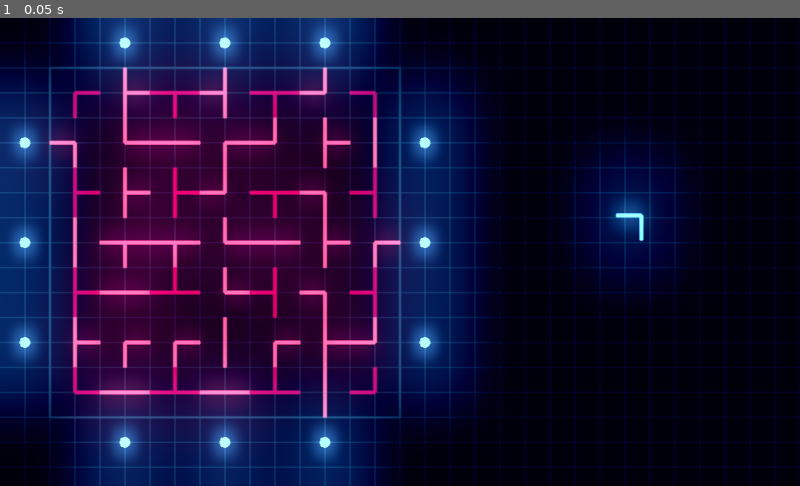
Above: before the commit, frame 1.
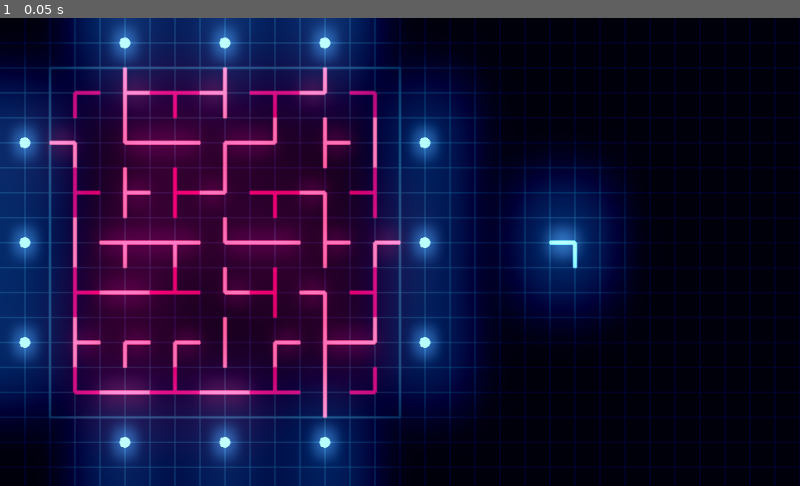
Above: after the commit, the same moment.

Repository: arran-nz/RapidRescue
Game: Godot game, scene res://Game.tscn
Same seed, same stepped clock (60 frames per second), same inputs: the game is played once before the commit and once after it.
Inputs:
- Up to frame 1 (0.05 s): no input

The runs differ from the first frame. In frame 1, 6.0% of the frame differs, in the area x 62-86%, y 26-67%.

Commit message:
Move hand position

Diff:
--- a/MoveMaze/Game.tscn
+++ b/MoveMaze/Game.tscn
@@ -115,8 +115,8 @@
 
 [node name="Hand" type="Node2D" parent="Board" index="1"]
 
-position = Vector2( 756.854, 189.214 )
 script = ExtResource( 3 )
+_sections_unfolded = [ "Transform" ]
 
 [node name="WorldEnvironment" type="WorldEnvironment" parent="." index="1"]
 
--- a/MoveMaze/Scripts/Hand.gd
+++ b/MoveMaze/Scripts/Hand.gd
@@ -8,6 +8,8 @@
 	pass
 
 func setup_hand(injectors, path):
+	position = Vector2(grid_obj.tile_size.x * (grid_obj.board_size.x + 3), grid_obj.tile_size.y * 3)
+	position += grid_obj.half_tile_size
 	collect_path(path)
 
 	for inj in injectors:
